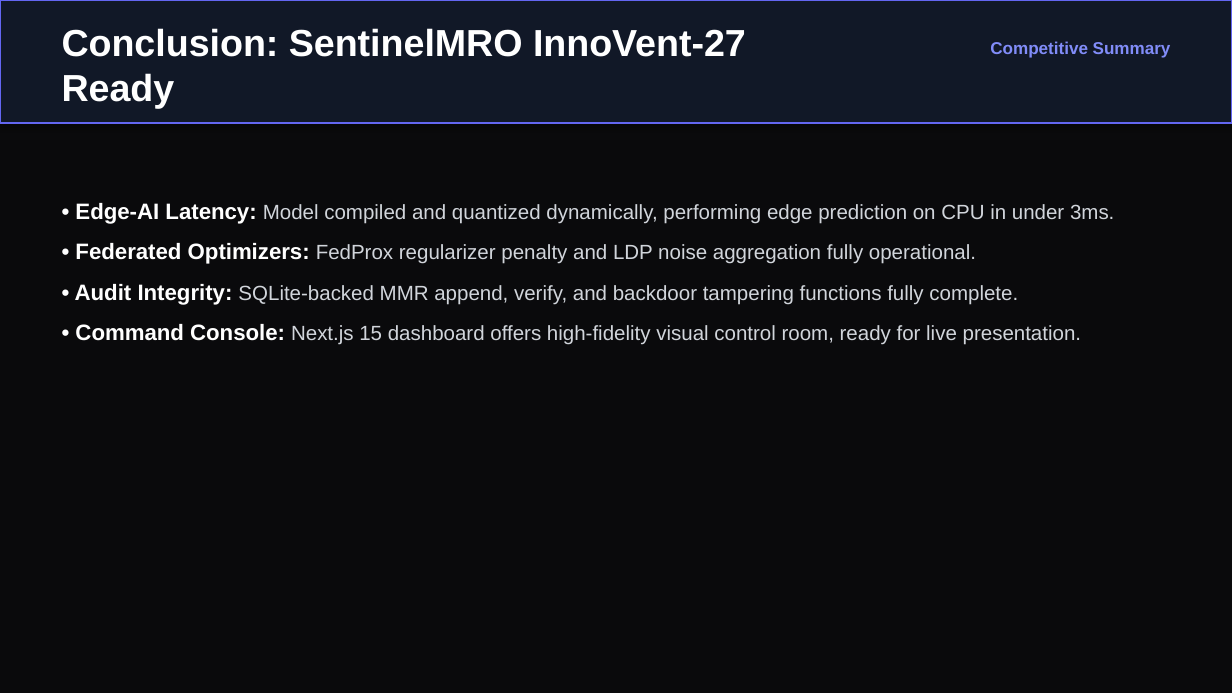
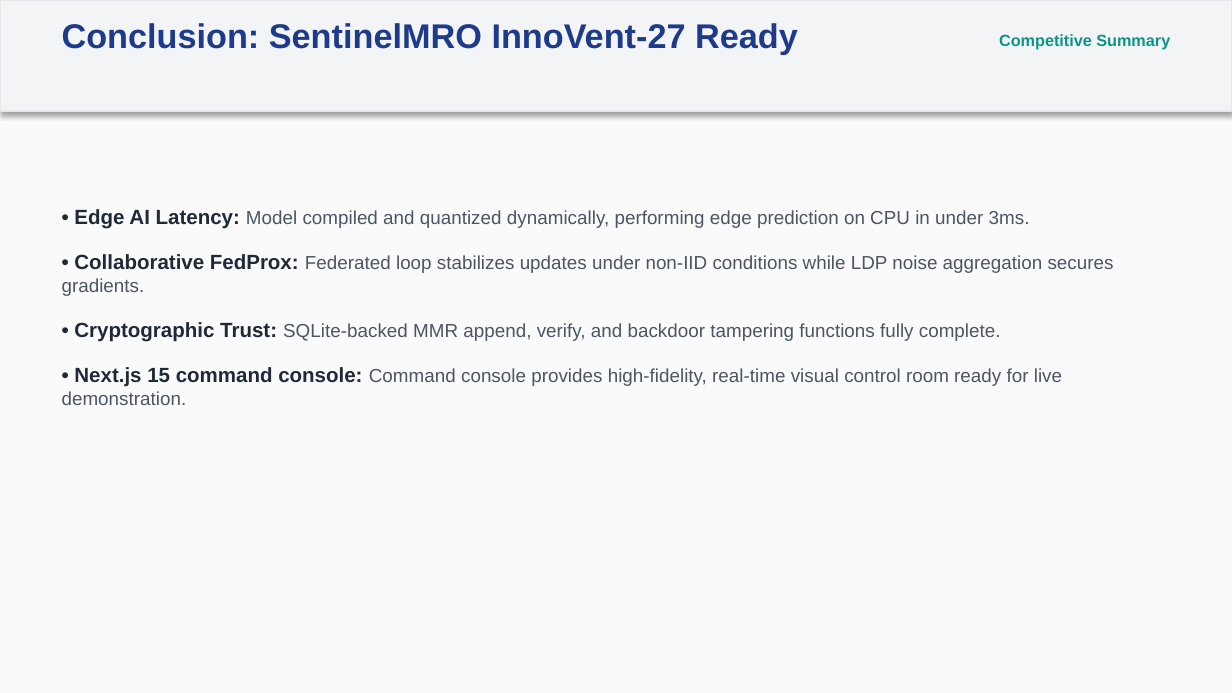
Before and after one commit to Shreeprasandh/sentinelMRO, a slide deck: slide 9 of documentation/SentinelMRO_Project_Presentation.pptx. Drawn at 1232x693 pixels with LibreOffice and Linux fonts; fonts in the diff are those of the drawing. Boxes give left, top, right and bottom in pixels: in the first picture for what was removed or moved away, otherwise in the second. Text is boxed around its words. In the diff, an @@ line names an element or a change of style, - is before the commit and + after.

```diff
--- a/documentation/SentinelMRO_Project_Presentation.pptx
+++ b/documentation/SentinelMRO_Project_Presentation.pptx
@@ background #0A0A0C to #FAFAFA @@
@@ rectangle resized from (x1=0, y1=0, x2=1232, y2=123) to (x1=0, y1=0, x2=1232, y2=111) @@
@@ rectangle at (x1=0, y1=0, x2=1232, y2=111): fill #111827 to #F3F4F6; outline #6366F1 1.5 pt to #E5E7EB 1 pt @@
@@ text "Conclusion: SentinelMRO InnoVent-27 Ready" at (x1=62, y1=23, x2=798, y2=55): size 22 to 20 pt, text colour #FFFFFF to #1E3A8A @@
@@ text "Competitive Summary" at (x1=999, y1=34, x2=1170, y2=50): size 10 to 9.5 pt, text colour #818CF8 to #0D9488 @@
@@ text at (x1=62, y1=209, x2=1114, y2=405): text changed; size 12 to 11 pt; text colour #D1D5DB to #4B5563 @@
-• Edge-AI Latency: Model compiled and quantized dynamically, performing edge prediction on CPU in under 3ms.
-• Federated Optimizers: FedProx regularizer penalty and LDP noise aggregation fully operational.
-• Audit Integrity: SQLite-backed MMR append, verify, and backdoor tampering functions fully complete.
-• Command Console: Next.js 15 dashboard offers high-fidelity visual control room, ready for live presentation.
+• Edge AI Latency: Model compiled and quantized dynamically, performing edge prediction on CPU in under 3ms.
+• Collaborative FedProx: Federated loop stabilizes updates under non-IID conditions while LDP noise aggregation secures gradients.
+• Cryptographic Trust: SQLite-backed MMR append, verify, and backdoor tampering functions fully complete.
+• Next.js 15 command console: Command console provides high-fidelity, real-time visual control room ready for live demonstration.
```
Also in this commit, not shown: 7 other slides changed, 1 slide added, 1 slide removed, 1 other file.
